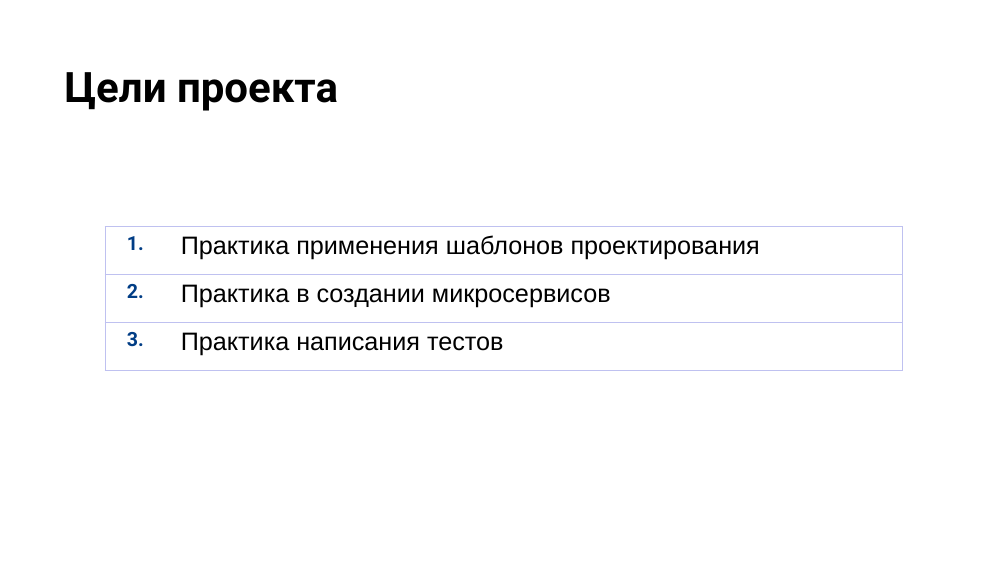
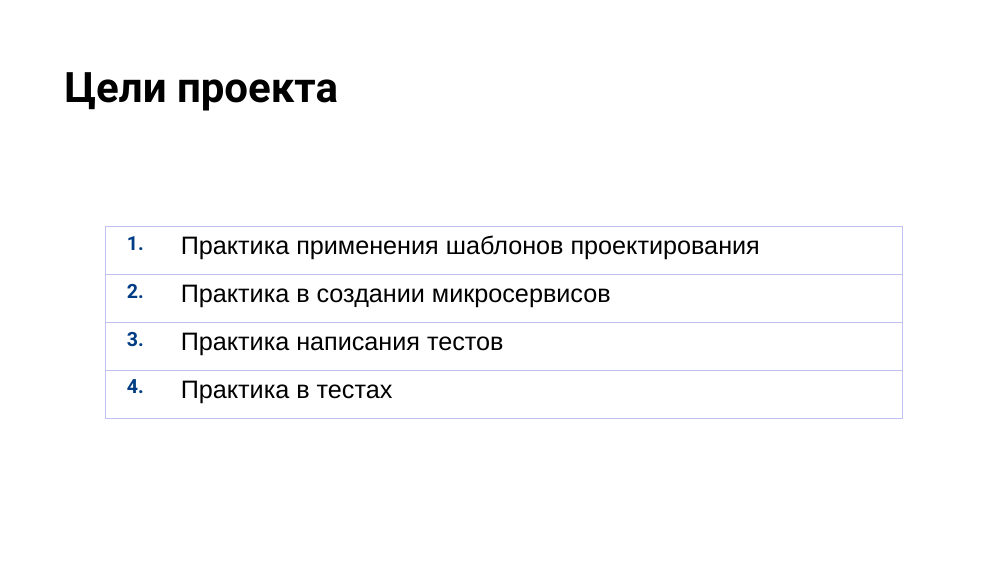
Before and after one commit to YaroslavErlikh/otus-main-pattrns-project, a slide deck: slide 5 of doc/Архитектура и шаблоны проектирования.pptx. Drawn at 1008x567 pixels with LibreOffice and Linux fonts; fonts in the diff are those of the drawing; background and template pictures are left out. Boxes give left, top, right and bottom in pixels: in the first picture for what was removed or moved away, otherwise in the second. Text is boxed around its words. In the diff, an @@ line names an element or a change of style, - is before the commit and + after.

```diff
--- a/doc/Архитектура и шаблоны проектирования.pptx
+++ b/doc/Архитектура и шаблоны проектирования.pptx
@@ table at bbox=[105, 227, 903, 418] @@
+row 4: 4. | Практика в тестах
```
Also in this commit, not shown: 48 other files.
